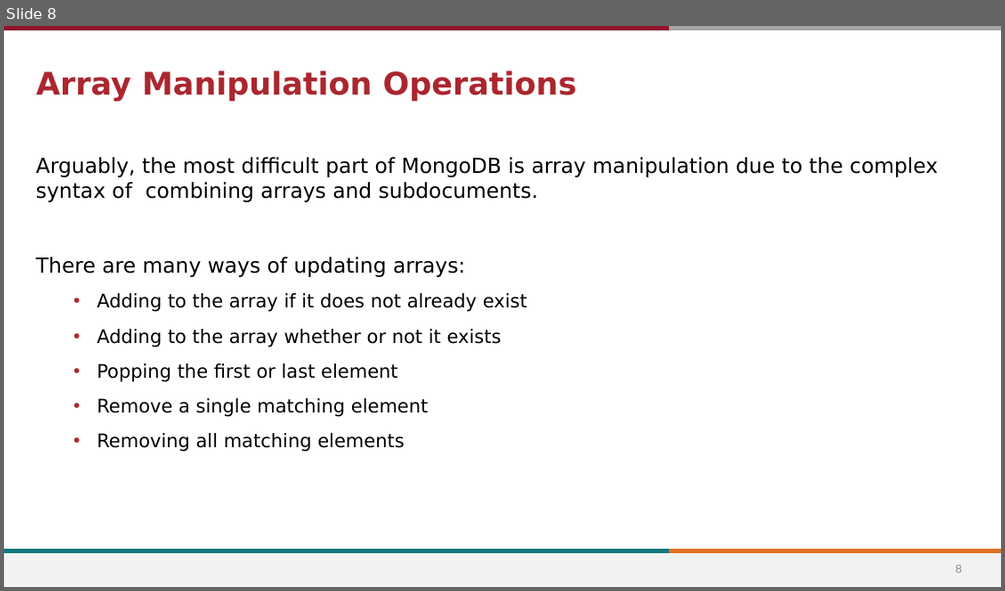
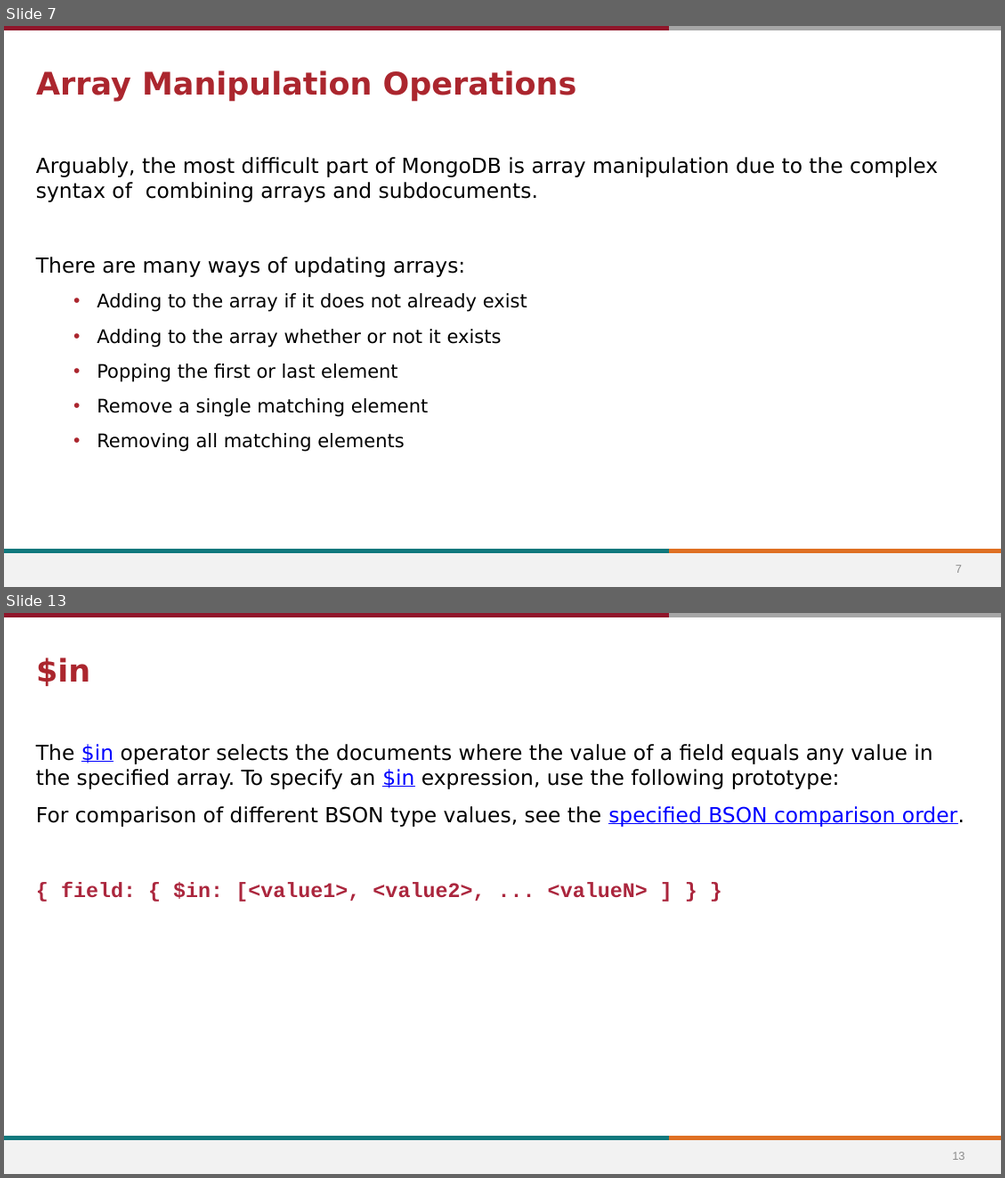
Before and after one commit to stevens-cs546-cs554/CS-546, a slide deck: lecture_06/API Development and Intermediate MongoDB.pptx. Shown one above the other, each under a label of ours: slide 8 before the commit, slides 7 and 13 after it; the slides between them are not shown. The pictures are 1005x591 and 1005x1178 pixels, drawn with LibreOffice and Linux fonts; fonts in the diff are those of the drawing; background and template pictures are left out. Boxes give left, top, right and bottom in pixels: in the first picture for what was removed or moved away, otherwise in the second. Text is boxed around its words. In the diff, an @@ line names an element or a change of style, - is before the commit and + after.

```diff
--- a/lecture_06/API Development and Intermediate MongoDB.pptx
+++ b/lecture_06/API Development and Intermediate MongoDB.pptx
@@ slide 13 added at bbox=[4, 613, 1001, 1174], background #FFFFFF; not listed: 5 template elements that a slide beside it also shows @@
@@ title added at bbox=[36, 657, 90, 686], 30 pt, text #AB262E, bold @@
+$in
@@ text added at bbox=[36, 744, 964, 901], 20 pt, text #000000 @@
+The $in operator selects the documents where the value of a field equals any value in the specified array. To specify an $in expression, use the following prototype:
+For comparison of different BSON type values, see the specified BSON comparison order.
+{ field: { $in: [<value1>, <value2>, ... <valueN> ] } }
@@ page number added at bbox=[952, 1151, 964, 1159], 11 pt, text #8C8C8C @@
+13
@@ what was slide 8 is now slide 7 @@
@@ page number at bbox=[955, 564, 962, 572]: text changed @@
-8
+7
```
Also in this commit, not shown: 2 slides changed, 26 other slides added, 1 slide removed, 13 other files.
